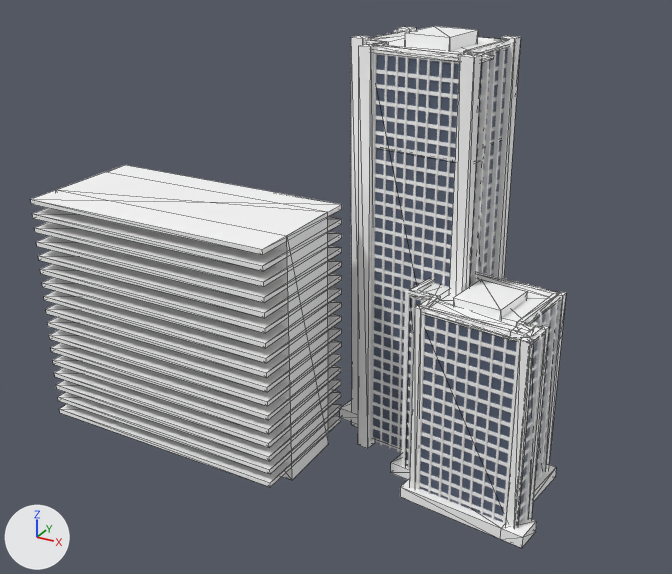
Renders of the glTF model run/textures/build/build.glb from each side of a commit.
Both versions are drawn from a camera (50 mm lens) standing at (8.7, -21.13, 14.98) and looking at (-2.66, -0.49, 4.66). Lighting does not change. The marker at lower left points along +X, +Y and +Z. Mesh edges are drawn as thin lines on the coarser meshes. Where no turn or scale is listed for an object, it has been applied to the vertices.

The older version as bpy lines, for what is in view:
```python
mat_マテリアル_080 = principled_material('マテリアル.080')
mat_マテリアル_080.base_color = (1.0, 1.0, 1.0)  # white #ffffff
mat_マテリアル_081 = principled_material('マテリアル.081')
mat_マテリアル_081.base_color = (1.0, 1.0, 1.0)  # white #ffffff
me_mesh_37 = bpy.data.meshes.new('Mesh_37')
me_mesh_37.from_pydata(...)  # 8 vertices, 12 faces; spans x -0.8..0.69, y -0.74..0.75, z 0.57..11.61
me_mesh_37.materials.append(mat_マテリアル_004)  # white #ffffff
me_立方体_001 = bpy.data.meshes.new('立方体.001')
me_立方体_001.from_pydata(...)  # a box spanning x -4.02..4.02, y -1.64..1.64, z -3.33..3.33
me_立方体_001.materials.append(mat_マテリアル_081)  # white #ffffff
me_立方体_004 = bpy.data.meshes.new('立方体.004')
me_立方体_004.from_pydata(...)  # 136 vertices, 204 faces; spans x -5.8..5.8, y -3.0..3.0, z -0.2..19.2
me_立方体_004.materials.append(mat_マテリアル_080)  # white #ffffff
ob_pcube4 = bpy.data.objects.new('pCube4', me_mesh_37)
ob_pcube4.location = (0.05, -0.01, 0.04)
ob_立方体_001 = bpy.data.objects.new('立方体.001', me_立方体_001)
ob_立方体_001.location = (-5.4, -3.29, 4.2)
ob_立方体_001.scale = (0.879, 0.58, 1.0)
ob_立方体_003 = bpy.data.objects.new('立方体.003', me_立方体_004)
ob_立方体_003.location = (-5.4, -3.37, 1.31)
ob_立方体_003.rotation_euler = (0.0, 0.0, -0.0153)  # degrees (0, 0, -0.9)
ob_立方体_003.scale = (0.609, 0.6, 0.324)
# also in view: 'pasted__pasted__pasted__pasted__pasted__pasted__pCube3 pasted__' at (0.05, -1.31, 5.97); 'group106_pasted__group34_pasted__pasted__group4_pasted__pasted_' at (2.06, -1.85, 5.84); 'group32 pasted__pasted__pCube2 pasted__group6.002' at (-1.37, -1.16, 5.88); 'pasted__pCube2 group8' at (-1.16, -1.2, 5.98); 'group75 pasted__pasted__pasted__pasted__pasted__pasted__pasted_' at (1.34, 0.54, 6.12)
```
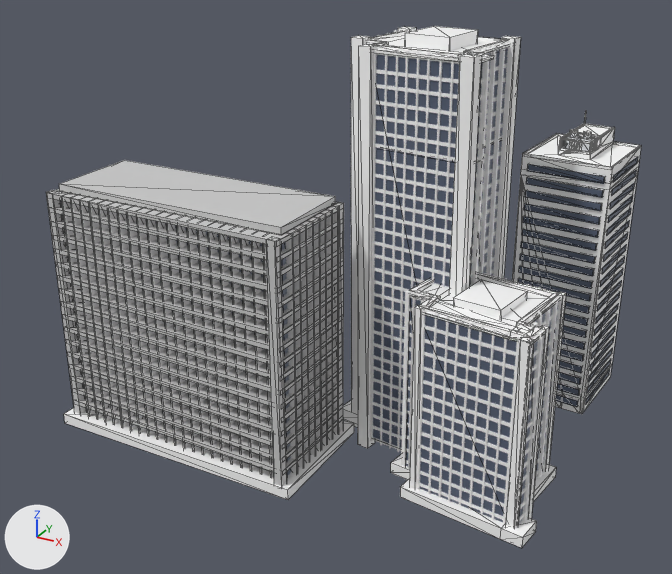
Location of each change, (x1, y1, x2, y2) in pixels of the pictures (672 x 574 px):
'立方体.003', recoloured, moved, rescaled (white to grey): before (31, 165, 342, 487); after (53, 188, 338, 472)
'立方体.001', recoloured, moved, rescaled: before (57, 172, 328, 480); after (61, 201, 332, 475)
'Group_001', added: after (512, 112, 641, 414)
'立方体.005', added: after (62, 201, 274, 478)
'立方体.002', added: after (59, 160, 335, 235)
'立方体.004', added: after (286, 207, 339, 474)
'立方体.007', added (blue): after (518, 164, 605, 407)
'立方体', added: after (46, 190, 344, 486)
'立方体.006', added: after (64, 408, 354, 500)
'立方体.009', added: after (585, 157, 638, 404)

The change, as a list of edits to the scene's bpy script:
```text
Change mat_マテリアル_081:
    mat_マテリアル_081.base_color: (1.0, 1.0, 1.0) -> (0.0931, 0.117, 0.175)  # white #ffffff -> dark blue #566074
Change mat_マテリアル_080:
    mat_マテリアル_080.base_color: (1.0, 1.0, 1.0) -> (0.604, 0.604, 0.604)  # white #ffffff -> light grey #cccccc
Change ob_立方体_001:
    ob_立方体_001.location: (-5.4, -3.29, 4.2) -> (-5.4, -2.95, 4.2)
    ob_立方体_001.scale: (0.879, 0.58, 1.0) -> (0.843, 0.779, 1.0)
Change ob_立方体_003:
    ob_立方体_003.location: (-5.4, -3.37, 1.31) -> (-5.4, -3.04, 1.31)
    ob_立方体_003.scale: (0.609, 0.6, 0.324) -> (0.609, 0.521, 0.324)
Add ob_立方体_009:
    ob_立方体_009 = bpy.data.objects.new('立方体.009', me_立方体_009)  # 152 vertices, 228 faces; spans x -0.13..0.13, y -1.07..1.07, z -6.85..0.09; in mat_マテリアル_086 (dark blue #566074)
    ob_立方体_009.location = (3.74, 4.14, 7.74)
Add ob_立方体_007:
    ob_立方体_007 = bpy.data.objects.new('立方体.007', me_立方体_002)  # 152 vertices, 228 faces; spans x -1.07..1.07, y -0.14..0.14, z -6.85..0.09; in mat_マテリアル_019 (dark blue #566074)
    ob_立方体_007.location = (2.47, 2.95, 7.74)
Add ob_group_001:
    ob_group_001 = bpy.data.objects.new('Group_001', me_メッシュ)  # 240 vertices, 518 faces; spans x -1.33..1.33, y 1.15..3.93, z 0.0..8.2; in mat_dbl_group_001 (white #ffffff), mat_dbl_group_002 (white #f3f6fa), mat_dbl_group_003 (white #ffffff), mat_dbl_group_004 (white #ffffff), mat_dbl_group_005 (white #ffffff), mat_dbl_group_006 (white #ffffff), mat_dbl_group_007 (white #ffffff), mat_dbl_group_008 (white #ffffff), mat_dbl_group_009 (white #ffffff), mat_dbl_group_010 (white #ffffff)
    ob_group_001.location = (2.55, 1.7, 0.67)
Add ob_立方体_006:
    ob_立方体_006 = bpy.data.objects.new('立方体.006', me_立方体)  # a box spanning x -3.75..3.75, y -1.79..1.79, z -0.15..0.15; in mat_マテリアル_084 (white #ffffff)
    ob_立方体_006.location = (-5.44, -2.97, 0.8)
Add ob_立方体_005:
    ob_立方体_005 = bpy.data.objects.new('立方体.005', me_立方体_008)  # 168 vertices, 252 faces; spans x -0.02..6.16, y -1.54..1.54, z -3.34..3.34
    ob_立方体_005.location = (-8.47, -2.96, 4.19)
Add ob_立方体_004:
    ob_立方体_004 = bpy.data.objects.new('立方体.004', me_立方体_007)  # a box spanning x -3.54..3.54, y -0.02..0.02, z -3.34..3.34; a box spanning x -3.54..3.54, y 0.29..0.33, z -3.34..3.34; a box spanning x -3.54..3.54, y 0.6..0.64, z -3.34..3.34; a box spanning x -3.54..3.54, y 0.91..0.96, z -3.34..3.34; a box spanning x -3.54..3.54, y 1.22..1.27, z -3.34..3.34; a box spanning x -3.54..3.54, y 1.53..1.58, z -3.34..3.34; a box spanning x -3.54..3.54, y 1.84..1.89, z -3.34..3.34; a box spanning x -3.54..3.54, y 2.16..2.2, z -3.34..3.34
    ob_立方体_004.location = (-5.38, -4.03, 4.17)
Add ob_立方体:
    ob_立方体 = bpy.data.objects.new('立方体', me_立方体_006)  # 32 vertices, 48 faces; spans x -0.12..7.05, y -0.29..3.0, z -3.34..3.34; in mat_マテリアル_083 (light grey #cccccc)
    ob_立方体.location = (-8.87, -4.41, 4.22)
Add ob_立方体_002:
    ob_立方体_002 = bpy.data.objects.new('立方体.002', me_立方体_005)  # a box spanning x -3.39..3.39, y -1.28..1.28, z -0.1..0.1; in mat_マテリアル_082 (light grey #cccccc)
    ob_立方体_002.location = (-5.4, -2.96, 7.62)
```
